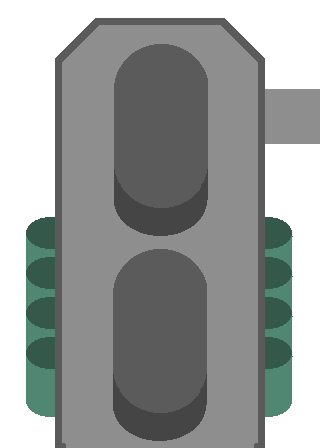
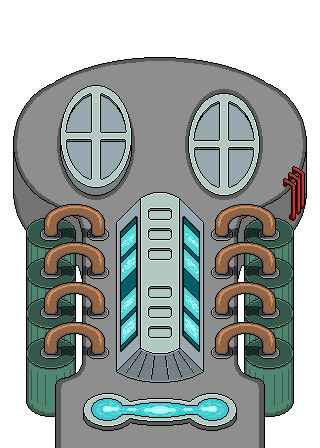
Layers edited between the first and the second (320, 448) image:
added group "piston" with 8 layers above "piston hole" over bbox(60, 30, 260, 196)
added layer "3 - 0" in group "piston" over bbox(60, 85, 260, 196)
added layer "piston hole" above "light case #1" over bbox(57, 89, 263, 200)
added group "light case #1" with 4 layers above "cabel right" over bbox(116, 192, 204, 383)
added layer "light 2" in group "light case #1" over bbox(121, 234, 199, 338)
added layer "glas" (14%) in group "light case #1" over bbox(121, 224, 199, 345)
added layer "light case" in group "light case #1" over bbox(116, 192, 204, 383)
added layer "cabel right" above "fuel_pipes_s" over bbox(283, 166, 305, 221)
added layer "fuel_pipes_s" (50%) above "fuel_pipes" over bbox(48, 228, 272, 356)
added layer "fuel_pipes" above "lower base deco 3" over bbox(40, 204, 280, 359)
added layer "lower base deco 2" above "lower base deco" over bbox(83, 393, 237, 431)
added layer "lower base" above "fuel" over bbox(55, 353, 265, 448)
moved "fuel" above "upper base", painted on it over bbox(26, 217, 294, 417)
renamed "base" to "upper base", painted on it over bbox(13, 18, 320, 448)
